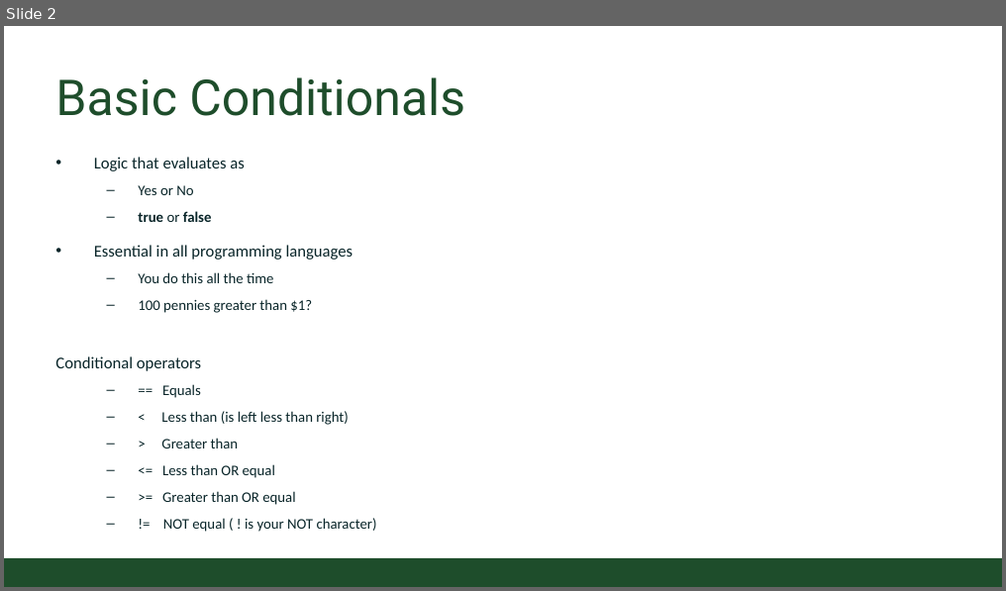
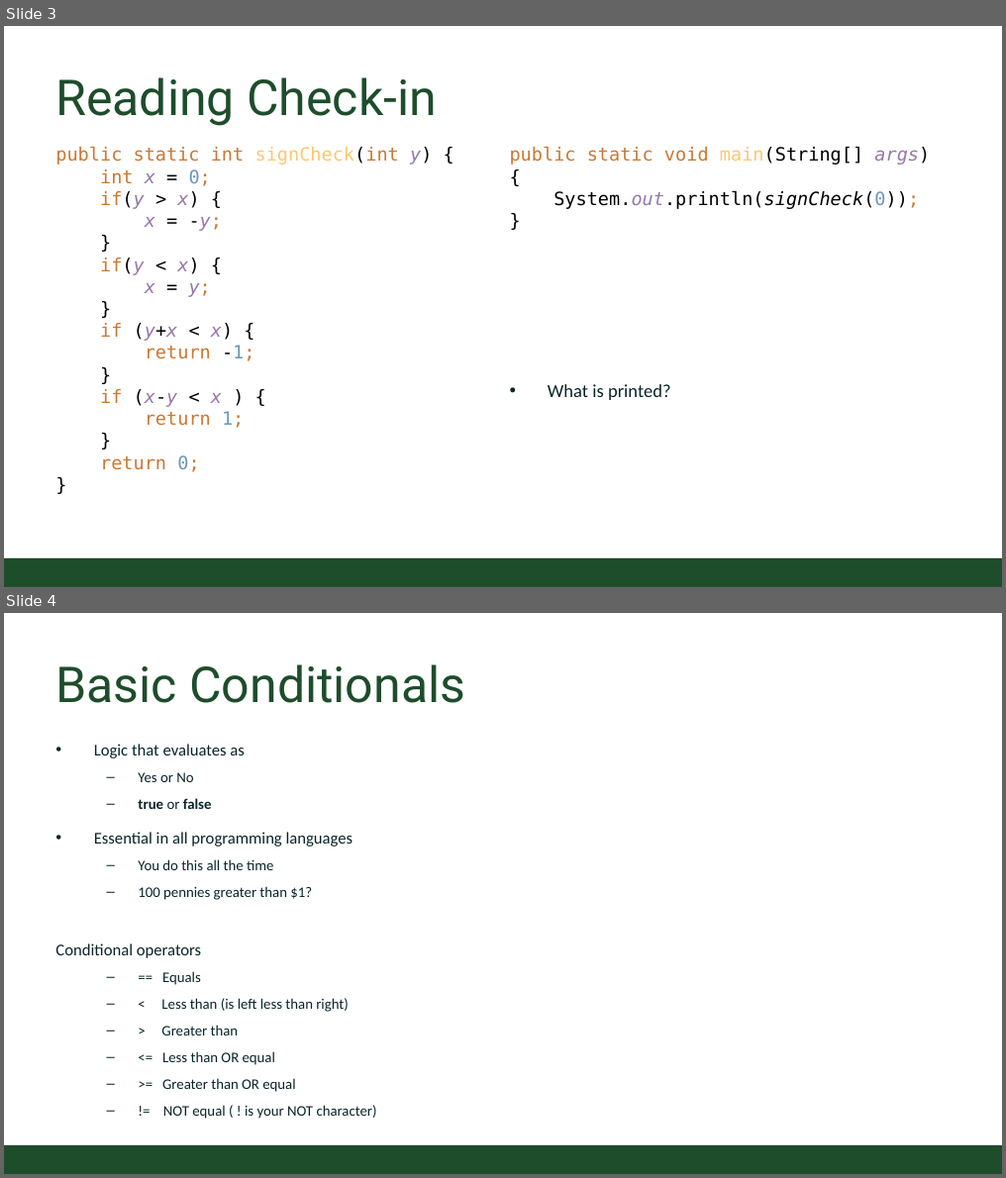
Before and after one commit to CSU-CompSci-CS163-4/Handouts, a slide deck: slides/On-Campus/03_01_Branching.pptx. Shown one above the other, each under a label of ours: slide 2 before the commit, slides 3 and 4 after it. The pictures are 1006x591 and 1006x1178 pixels, drawn with LibreOffice and Linux fonts; fonts in the diff are those of the drawing; background and template pictures are left out. Boxes give left, top, right and bottom in pixels: in the first picture for what was removed or moved away, otherwise in the second. Text is boxed around its words. In the diff, an @@ line names an element or a change of style, - is before the commit and + after.

```diff
--- a/slides/On-Campus/03_01_Branching.pptx
+++ b/slides/On-Campus/03_01_Branching.pptx
@@ slide 3 added at bbox=[4, 26, 1002, 587], background #FFFFFF; not listed: 1 template element that a slide beside it also shows @@
@@ title added at bbox=[55, 77, 437, 126], 54 pt, text #1E4D2B @@
+Reading Check-in
@@ text added at bbox=[55, 147, 432, 472], 20 pt, text #CC7832 @@
+public static int signCheck(int y) {
+int x = 0;
+if(y > x) {
+x = -y;
+}
+if(y < x) {
+x = y;
+}
+if (y+x < x) {
+return -1;
+}
+if (x-y < x ) {
+return 1;
+}
+return 0;
+}
@@ text added at bbox=[510, 147, 930, 209], 20 pt, text #000000 @@
+public static void main(String[] args){
+System.out.println(signCheck(0));
+}
@@ text added at bbox=[548, 384, 671, 400], 20 pt, text #092529 @@
+• What is printed?
@@ what was slide 2 is now slide 4 @@
```
Also in this commit, not shown: 3 other slides added, 1 other file.
